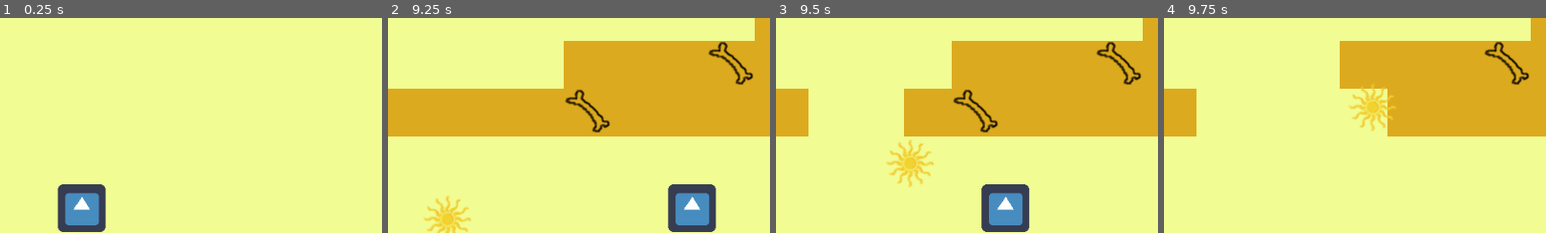
Above: before the commit, frames 1-4 (left to right).
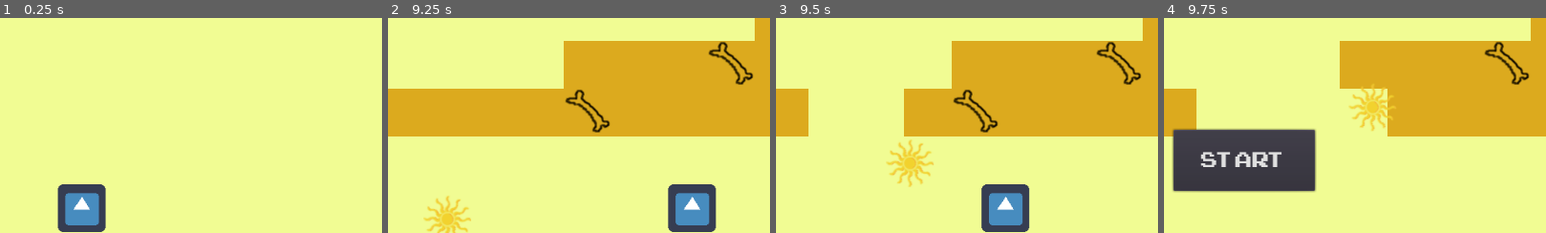
Above: after the commit, the same moments.

Repository: ImpeccableN/archeogame
Game: Godot game, scene res://Minigame1/Minigame1.tscn
The game is run twice, just before and just after one commit, with the same random seed, the same clock (stepped at 60 frames per second) and the same inputs. The project has no main scene, so this scene is started directly. The engine's default icon, where the game draws it, is replaced by a stand-in: a white triangle on a blue panel in a dark square.
Inputs:
- Up to frame 1 (0.25 s): no input
- Up to frame 2 (9.25 s): hold W (move_up) 0.53-2.03 s; tap Space (set_marker) every 0.75 s from 0.6 to 8.85 s; hold A (move_left) 2.03-3.53 s; hold S (move_down) 3.53-4.28 s; hold D (move_right) 4.28-5.03 s; hold W (move_up) 5.03-5.78 s; hold D (move_right) 5.78-8.03 s; hold S (move_down) 8.03-8.78 s; hold A (move_left) from 8.78 s (still down)
- Up to frame 3 (9.5 s): keep holding A (move_left)
- Up to frame 4 (9.75 s): release A (move_left) at 9.53 s; hold W (move_up) from 9.53 s (still down); tap Space (set_marker) at 9.6 s
The pictures show only the part of the screen within x 40-90%, y 17-67%; the shares and areas given below are measured in that part.

Frames 1-3 are identical in both runs. In frame 4, 11% of the frame differs, in the area x 2-40%, y 51-81%.

Commit message:
Minigame1: added start:game signal to HUD script

Diff:
--- a/HeuneburgGame/Minigame1/Minigame1.tscn
+++ b/HeuneburgGame/Minigame1/Minigame1.tscn
@@ -111,6 +111,7 @@
 
 [connection signal="score_up" from="." to="Minigame1_HUD" method="_on_Minigame1_score_up"]
 [connection signal="hit" from="Player" to="." method="_on_Player_hit"]
+[connection signal="hit" from="Player" to="Minigame1_HUD" method="_on_Player_hit"]
 [connection signal="set_marker" from="Player" to="." method="_on_Player_set_marker"]
 [connection signal="direction_change" from="Sun" to="." method="_on_Sun_direction_change"]
 [connection signal="timeout" from="ArtefactSpawnTimer" to="." method="_on_ArtefactSpawnTimer_timeout"]
--- a/HeuneburgGame/Minigame1/Minigame1_HUD.gd
+++ b/HeuneburgGame/Minigame1/Minigame1_HUD.gd
@@ -2,6 +2,7 @@
 
 onready var score_label = $ScoreLabel
 
+signal start_game
 
 
 func _on_Minigame1_score_up(score):
@@ -17,3 +18,4 @@
 func _on_StartButton_button_up():
 	$StartButton.hide()
 	$StartButton.disabled = true
+	emit_signal("start_game")
